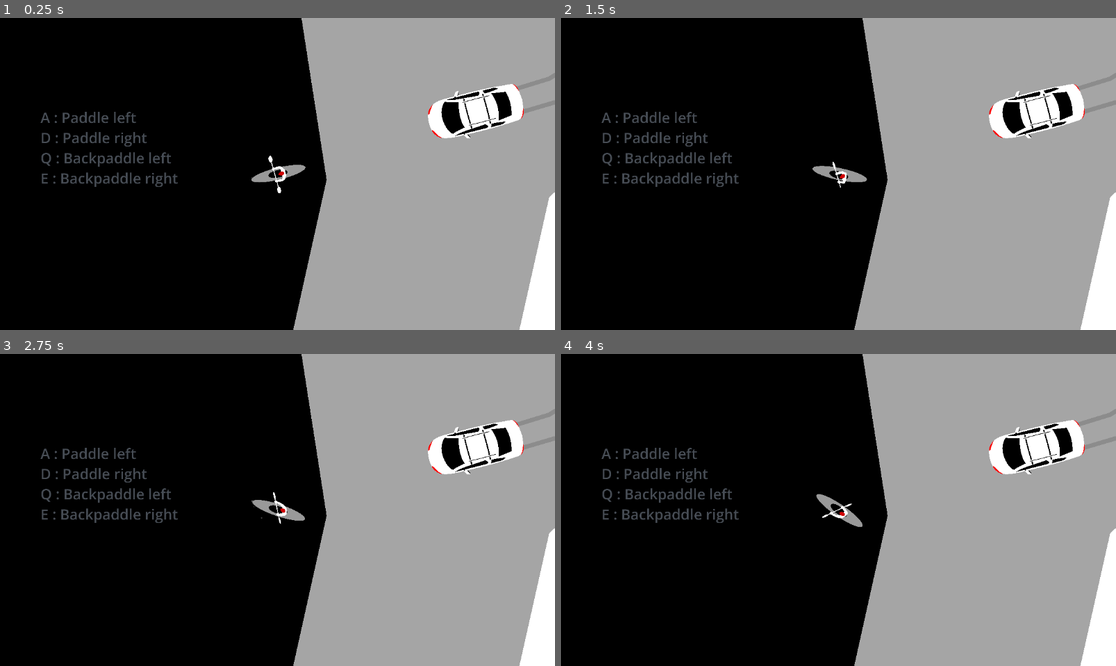
Above: before the commit, frames 1-4 (two rows, left to right).
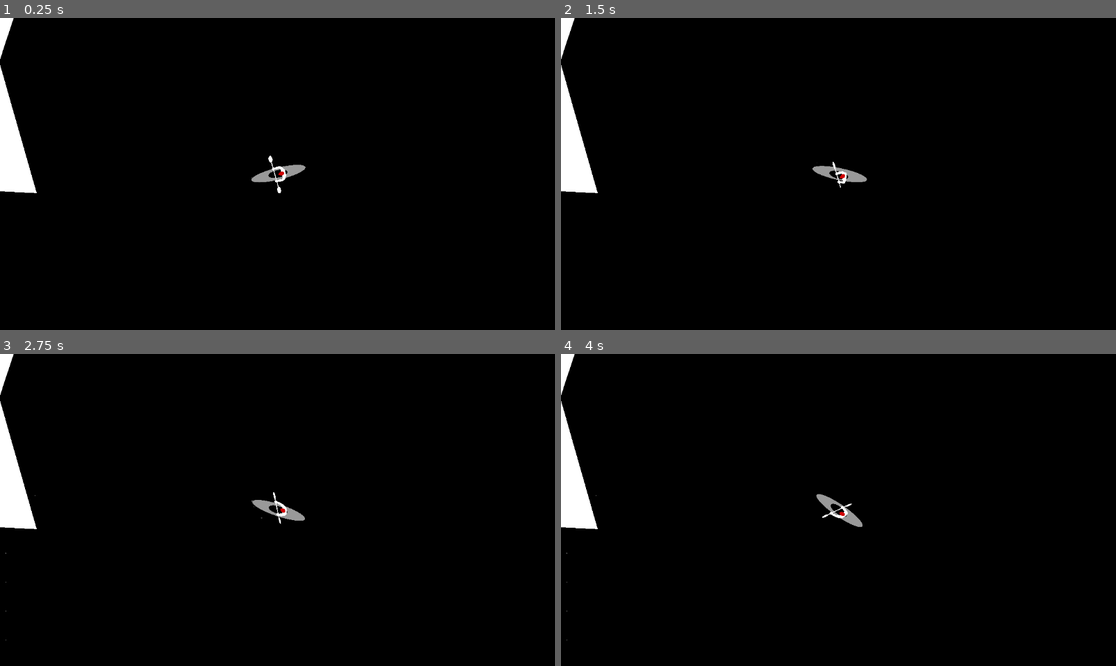
Above: after the commit, the same moments.

Repository: valentinlageard/kayak
Game: Godot game, scene res://main_scene.tscn
The game is run twice, just before and just after one commit, with the same random seed, the same clock (stepped at 60 frames per second) and the same inputs.
Inputs:
- Up to frame 1 (0.25 s): no input
- Up to frame 2 (1.5 s): hold E (break_right) 0.53-1.28 s; hold Q (break_left) from 1.28 s (still down)
- Up to frame 3 (2.75 s): release Q (break_left) at 2.03 s; hold E (break_right) from 2.03 s (still down)
- Up to frame 4 (4 s): release E (break_right) at 3.53 s; hold Q (break_left) from 3.53 s (still down)

The runs differ from the first frame. In frame 1, 46% of the frame differs, in the area x 0-100%, y 0-100%; in frame 2, 46%; in frame 3, 46%; in frame 4, 46%.

Commit message:
adds more level

Diff:
--- a/flowfield_manager.gd
+++ b/flowfield_manager.gd
@@ -4,11 +4,6 @@
 
 var sources: Array[Node] = []
 var contributors: Array[Node] = []
-
-@export_group("Debug Draw")
-@export var show_debug_draw: bool = true
-@export var debug_cell_size: int = 40
-@export var debug_grid_extents: Vector2i = Vector2i(50, 30)
 
 func _ready() -> void:
 	print("FlowfieldManager instantiated")
--- a/level.tscn
+++ b/level.tscn
@@ -23,30 +23,45 @@
 font_size = 100
 font_color = Color(0.278291, 0.299904, 0.334485, 1)
 
-[sub_resource type="Curve" id="Curve_n6hdu"]
-_data = [Vector2(0, 0), 0.0, 0.0, 0, 0, Vector2(0.135475, 1), 0.0, 0.0, 0, 0, Vector2(0.878492, 1), 0.0, 0.0, 0, 0, Vector2(1, 0), 0.0, 0.0, 0, 0]
-point_count = 4
+[sub_resource type="Curve2D" id="Curve2D_0b4ue"]
+_data = {
+"points": PackedVector2Array(-30.0583, 47.9272, 30.0583, -47.9272, -1476.58, -341.383, 33.3109, 24.0579, -33.3109, -24.0579, -1466.01, -458.32, 37.9991, -2.03567, -37.9991, 2.03567, -1657.03, -468.837, 47.6867, 51.1639, -47.6867, -51.1639, -1965.01, -563.17, 26.7741, 20.2172, -26.7741, -20.2172, -2015.22, -652.4, 21.6379, 30.6536, -21.6379, -30.6536, -2210.71, -756.637, 0, 0, 0, 0, -2202.21, -817.578)
+}
+point_count = 7
 
 [sub_resource type="Curve" id="Curve_1ainy"]
-_data = [Vector2(0, 0), 0.0, 0.0, 0, 0, Vector2(0.141061, 1), 0.0, 0.0, 0, 0, Vector2(0.867318, 1), 0.0, 0.0, 0, 0, Vector2(1, 0), 0.0, 0.0, 0, 0]
-point_count = 4
-
-[sub_resource type="Curve2D" id="Curve2D_0b4ue"]
-_data = {
-"points": PackedVector2Array(-30.0583, 47.9272, 30.0583, -47.9272, -1476.58, -341.383, 33.3109, 24.0579, -33.3109, -24.0579, -1466.01, -458.32, 37.9991, -2.03567, -37.9991, 2.03567, -1657.03, -468.837, 47.6867, 51.1639, -47.6867, -51.1639, -1965.01, -563.17, 26.7741, 20.2172, -26.7741, -20.2172, -2015.22, -652.4, 21.6379, 30.6536, -21.6379, -30.6536, -2210.71, -756.637, 0, 0, 0, 0, -2202.21, -817.578)
-}
-point_count = 7
-
-[sub_resource type="Curve" id="Curve_km5ld"]
 _data = [Vector2(0, 0), 0.0, 0.0, 0, 0, Vector2(0.101955, 1), 0.0, 0.0, 0, 0, Vector2(0.856145, 1), 0.0, 0.0, 0, 0, Vector2(1, 0), 0.0, 0.0, 0, 0]
 point_count = 4
 
 [sub_resource type="Curve" id="Curve_f2txt"]
-_data = [Vector2(0, 0), 0.0, 0.0, 0, 0, Vector2(0.113128, 1), 0.0, 0.0, 0, 0, Vector2(0.912011, 1), 0.0, 0.0, 0, 0, Vector2(1, 0), 0.0, 0.0, 0, 0]
+_data = [Vector2(0, 0), 0.0, 0.0, 0, 0, Vector2(0.113128, 1), 0.0, 0.0, 0, 0, Vector2(0.356209, 0.337808), 0.0, 0.0, 0, 0, Vector2(0.630719, 0.713647), 0.0, 0.0, 0, 0, Vector2(0.912011, 1), 0.0, 0.0, 0, 0, Vector2(1, 0), 0.0, 0.0, 0, 0]
+point_count = 6
+
+[sub_resource type="Curve2D" id="Curve2D_n6hdu"]
+_data = {
+"points": PackedVector2Array(226.517, 39.7986, -226.517, -39.7986, -496.374, 811.573, 19.2632, 96.8611, -19.2632, -96.8611, -853.64, 580.87, -98.3466, 43.1059, 98.3466, -43.1059, -722.687, 342.347, 6.41833, 41.0126, -6.41833, -41.0126, -579.736, 87.1787, 112.727, 64, -112.727, -64, -679.035, -56.7504, 64.5221, -46.3217, -64.5221, 46.3217, -1007.98, -38.0427)
+}
+point_count = 6
+
+[sub_resource type="Curve" id="Curve_km5ld"]
+_data = [Vector2(0, 0), 0.0, 0.0, 0, 0, Vector2(0.133987, 1), 0.0, 0.0, 0, 0, Vector2(0.852941, 1), 0.0, 0.0, 0, 0, Vector2(1, 0), 0.0, 0.0, 0, 0]
 point_count = 4
 
+[sub_resource type="Curve" id="Curve_i2t4f"]
+_data = [Vector2(0, 0), 0.0, 0.0, 0, 0, Vector2(0.277778, 0.865772), 0.0, 0.0, 0, 0, Vector2(0.46732, 0.257271), 0.0526587, 0.0526587, 0, 0, Vector2(0.669935, 0.624161), 0.0, 0.0, 0, 0, Vector2(1, 0), 0.0, 0.0, 0, 0]
+point_count = 5
+
+[sub_resource type="Curve2D" id="Curve2D_f2txt"]
+_data = {
+"points": PackedVector2Array(0, 0, 0, 0, -2224.23, -911.746, 0, 0, 0, 0, -2250.19, -938.395)
+}
+point_count = 2
+
+[sub_resource type="Curve" id="Curve_n6hdu"]
+_data = [Vector2(0, 0), 0.0, 0.0, 0, 0, Vector2(1, 1), 0.0, 0.0, 0, 0]
+point_count = 2
+
 [node name="Level" type="Node2D"]
-position = Vector2(-1816.46, -27.1042)
 
 [node name="turtle" parent="." groups=["npc"] instance=ExtResource("3_0b4ue")]
 position = Vector2(1452, 105)
@@ -141,7 +156,7 @@
 color = Color(0.650128, 0.650128, 0.650128, 1)
 polygon = PackedVector2Array(2114, -160, 2128, -70.052, 2075.98, 163.943, 2144, 112, 2183, 34, 2205, -64, 2266, -119, 2319, -136, 2312, -208, 2234, -173, 2201, -128, 2159, -134, 2109, -171)
 
-[node name="path_flowfield_source" parent="." instance=ExtResource("3_oi3di")]
+[node name="river1" parent="." instance=ExtResource("3_oi3di")]
 position = Vector2(-15, -1)
 scale = Vector2(1.0991, 1)
 curve = SubResource("Curve2D_oi3di")
@@ -186,16 +201,23 @@
 label_settings = SubResource("LabelSettings_0b4ue")
 metadata/_edit_use_anchors_ = true
 
-[node name="path_flowfield_source2" parent="." instance=ExtResource("3_oi3di")]
-strength = 5.0
-strength_curve = SubResource("Curve_n6hdu")
-noise_strength = 0.1
-noise_curve = SubResource("Curve_1ainy")
-noise_scale_force = 0.4
-
-[node name="path_flowfield_source3" parent="." instance=ExtResource("3_oi3di")]
+[node name="river2" parent="." instance=ExtResource("3_oi3di")]
 curve = SubResource("Curve2D_0b4ue")
 strength = 5.0
-strength_curve = SubResource("Curve_km5ld")
+strength_curve = SubResource("Curve_1ainy")
 noise_strength = 0.1
 noise_curve = SubResource("Curve_f2txt")
+
+[node name="river3" parent="." instance=ExtResource("3_oi3di")]
+position = Vector2(-1081.87, -855.994)
+curve = SubResource("Curve2D_n6hdu")
+strength = 5.0
+strength_curve = SubResource("Curve_km5ld")
+noise_curve = SubResource("Curve_i2t4f")
+
+[node name="river4" parent="." instance=ExtResource("3_oi3di")]
+curve = SubResource("Curve2D_f2txt")
+strength = 8.0
+width = 50.0
+strength_curve = SubResource("Curve_n6hdu")
+noise_strength = 0.0
--- a/main_scene.tscn
+++ b/main_scene.tscn
@@ -15,6 +15,6 @@
 position = Vector2(-122, -123)
 
 [node name="MainCharacter" parent="." instance=ExtResource("1_2c62f")]
-position = Vector2(1989, -195)
+position = Vector2(-1626.25, -215.028)
 rotation = -1.81642
 flow_torque_strength = 0.15
--- a/path_flowfield_source.gd
+++ b/path_flowfield_source.gd
@@ -4,7 +4,7 @@
 
 # --- Configuration ---
 @export_group("Flow Field Properties")
-@export var strength: float = 300.0
+@export var strength: float = 50.0
 @export var width: float = 100.0
 @export var strength_curve: Curve
 
@@ -28,7 +28,7 @@
 	if not Engine.is_editor_hint() or not curve or curve.get_point_count() < 2:
 		return
 
-	# --- 1. VISUALIZE PATH WIDTH AND NOISE STRENGTH (No Changes) ---
+	# --- 1. VISUALIZE PATH WIDTH AND NOISE STRENGTH ---
 	var baked_points = curve.get_baked_points()
 	if baked_points:
 		for i in range(baked_points.size() - 1):
@@ -59,10 +59,6 @@
 			if strength_curve:
 				strength_multiplier = strength_curve.sample(progress)
 
-			# --- THE CRITICAL FIX ---
-			# We now lerp from the SLOW spacing to the FAST spacing.
-			# When strength is high (1.0), we get fast_arrow_spacing (dense).
-			# When strength is low (0.0), we get slow_arrow_spacing (sparse).
 			var step = lerp(slow_arrow_spacing, fast_arrow_spacing, strength_multiplier)
 
 			var path_transform = curve.sample_baked_with_rotation(current_offset)
@@ -96,7 +92,6 @@
 
 # --- Core Logic Functions (required by the manager) ---
 func is_position_in_field(world_position: Vector2) -> bool:
-	# (No changes needed in this function)
 	if not curve or curve.get_point_count() < 2:
 		return false
 	var closest_offset = curve.get_closest_offset(to_local(world_position))
--- a/walls.gd
+++ b/walls.gd
@@ -35,7 +35,6 @@
 		return
 
 	# --- Part 2: Generate new body ---
-	print("Generating new StaticBody.")
 	var static_body = StaticBody2D.new()
 	var collision_polygon = CollisionPolygon2D.new()
 
Not shown: 1 places in level.tscn that only renumber resources
